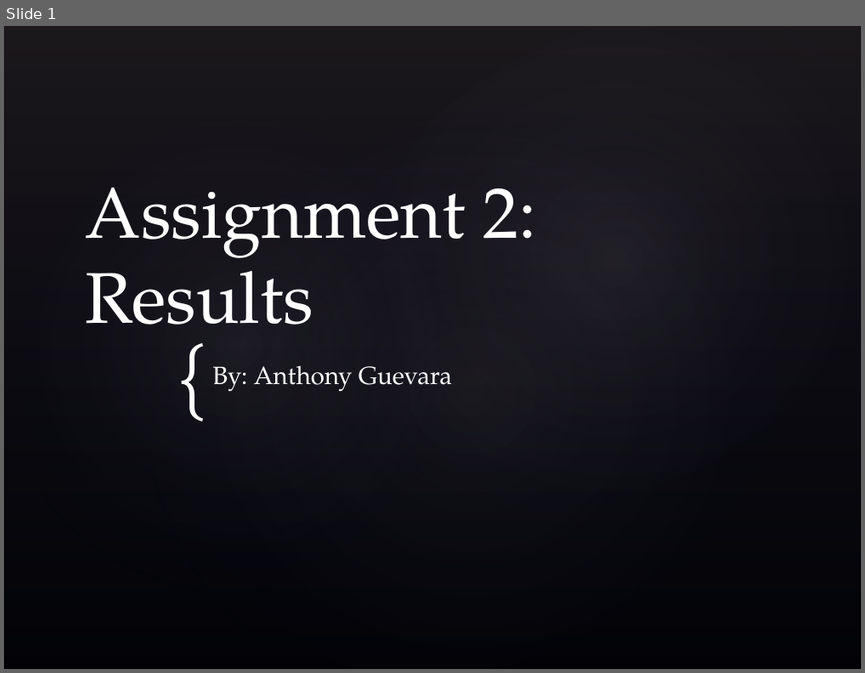
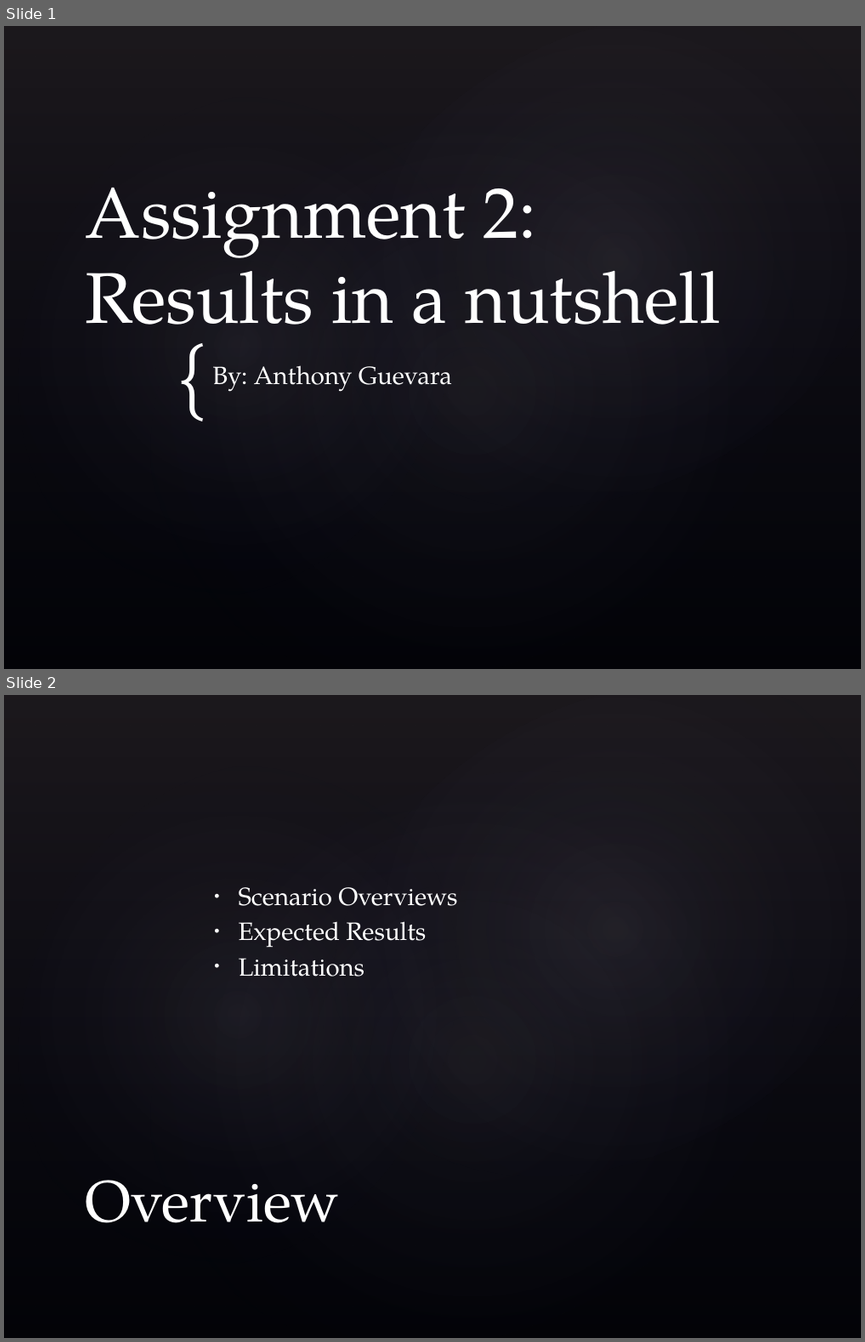
Before and after one commit to zuphu/GriffithUniversity_2014, a slide deck: Network Security/assignments/assignment2/presentation/Presentation.pptx. Shown one above the other, each under a label of ours: slide 1 before the commit, slides 1 and 2 after it. The pictures are 865x673 and 865x1342 pixels, drawn with LibreOffice and Linux fonts; fonts in the diff are those of the drawing; background and template pictures are left out. Boxes give left, top, right and bottom in pixels: in the first picture for what was removed or moved away, otherwise in the second. Text is boxed around its words. In the diff, an @@ line names an element or a change of style, - is before the commit and + after.

```diff
--- a/Network Security/assignments/assignment2/presentation/Presentation.pptx
+++ b/Network Security/assignments/assignment2/presentation/Presentation.pptx
@@ slide 2 added at [4,695,861,1338], background picture (left out); not listed: 4 template elements that a slide beside it also shows @@
@@ text added at [239,887,457,976], 21 pt, text #FFFFFF @@
+• Scenario Overviews
+• Expected Results
+• Limitations
@@ title added at [86,1179,340,1223], 49 pt, text #FFFFFF @@
+Overview
@@ slide 1 changed as well @@
@@ title at [86,188,721,350]: text changed @@
-Assignment 2: Results
+Assignment 2: Results in a nutshell
```
Also in this commit, not shown: 15 other slides added, 1 slide removed.
